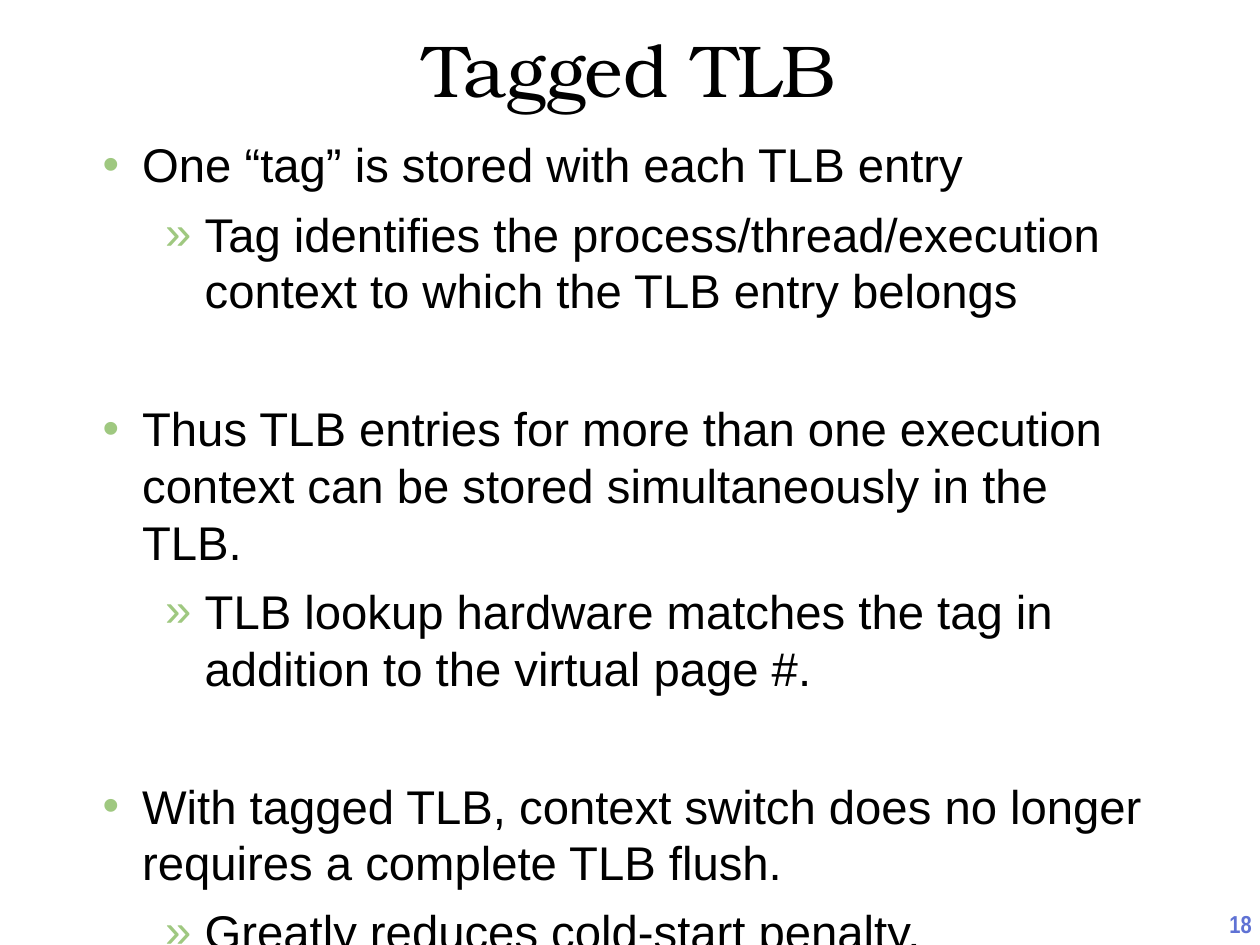
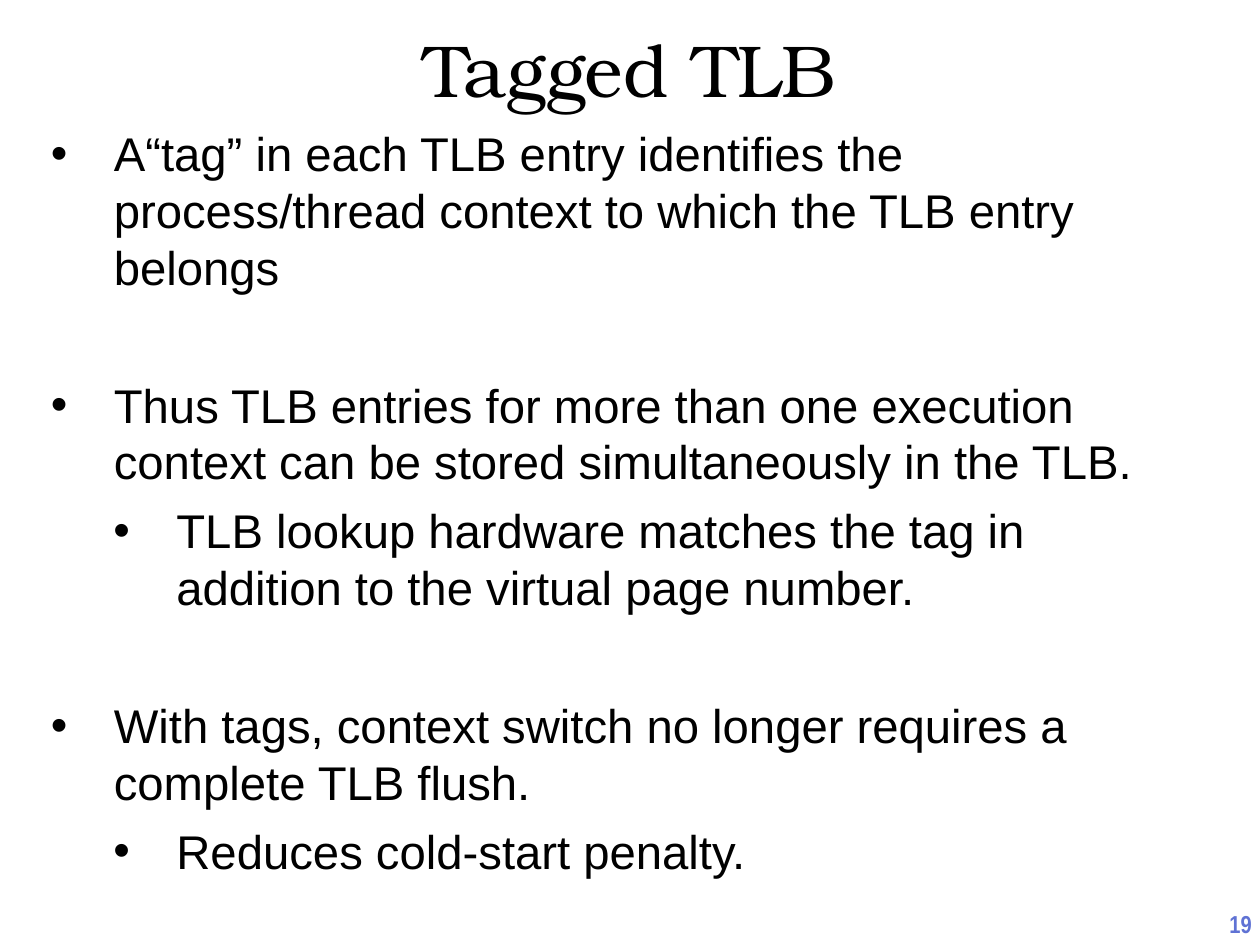
Before and after one commit to oscourse/oscourse.github.io, a slide deck: slide 19 of slides/virtual_memory_intro.pptx (slide 18 before the commit). Drawn at 1260x945 pixels with LibreOffice and Linux fonts; fonts in the diff are those of the drawing. Boxes give left, top, right and bottom in pixels: in the first picture for what was removed or moved away, otherwise in the second. Text is boxed around its words. In the diff, an @@ line names an element or a change of style, - is before the commit and + after.

```diff
--- a/slides/virtual_memory_intro.pptx
+++ b/slides/virtual_memory_intro.pptx
@@ text "A“tag” in each TLB entry ...": place and size @@
-text "A“tag” in each TLB entry ..." at <box>142,147,1141,890</box>
+text "A“tag” in each TLB entry ..." at <box>114,136,1132,879</box>
@@ text at <box>114,136,1074,294</box>: text changed @@
-• One “tag” is stored with each TLB entry
-  » Tag identifies the process/thread/execution context to which the TLB entry belongs
+• A“tag” in each TLB entry identifies the process/thread context to which the TLB entry belongs
@@ text at <box>114,388,1132,489</box>: indent changed; bullet colour #9FC880 to #000000 @@
@@ text at <box>114,513,1066,879</box>: text changed @@
-  » TLB lookup hardware matches the tag in addition to the virtual page #.
-• With tagged TLB, context switch does no longer requires a complete TLB flush.
-  » Greatly reduces cold-start penalty.
+  • TLB lookup hardware matches the tag in addition to the virtual page number.
+• With tags, context switch no longer requires a complete TLB flush.
+  • Reduces cold-start penalty.
@@ page number at <box>1229,916,1251,933</box>: text changed @@
-18
+19
```
Also in this commit, not shown: 2 other slides changed, 1 other file.
